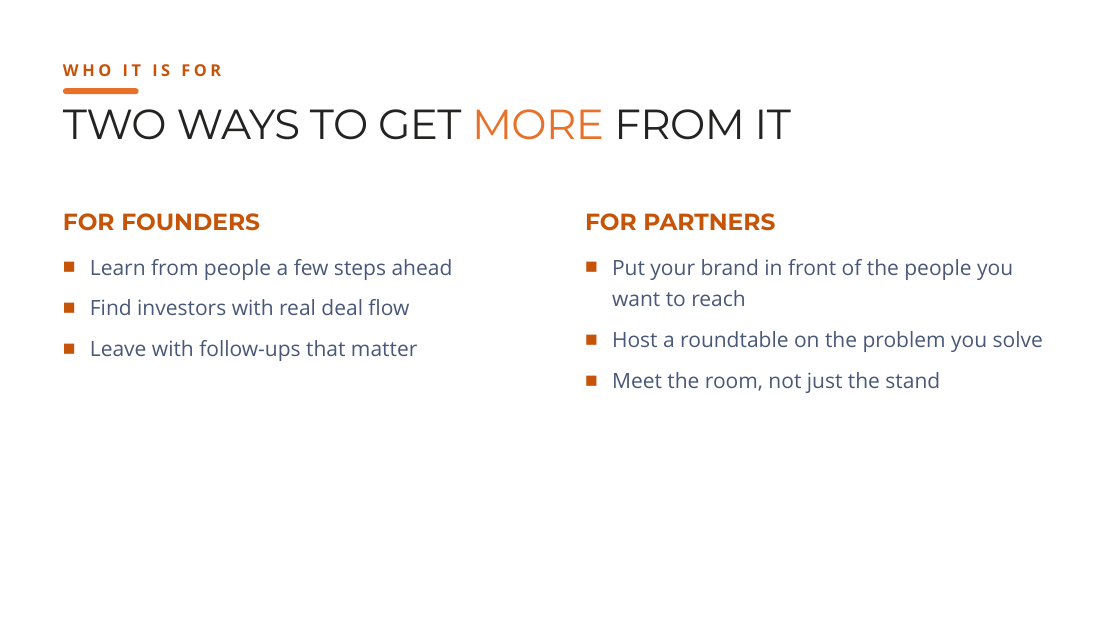
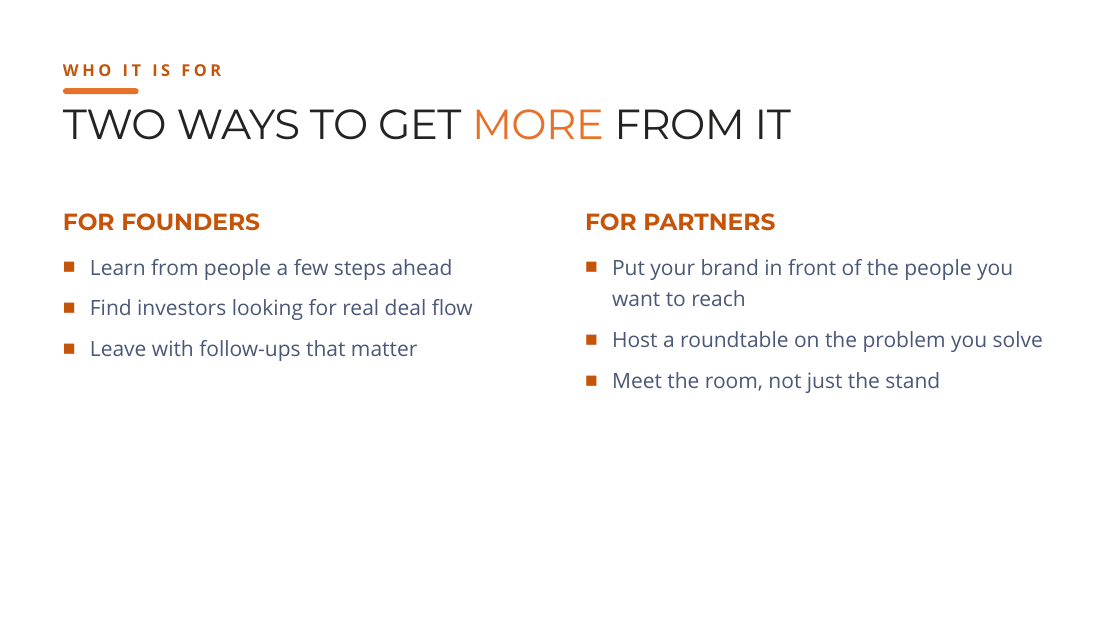
Before and after one commit to Climb-Group/Brand-System, a slide deck: slide 5 of templates/office/Climb27/powerpoint/Climb27_Presentation_16x9.potx. Drawn at 1120x630 pixels with LibreOffice and Linux fonts; fonts in the diff are those of the drawing; background and template pictures are left out. Boxes give left, top, right and bottom in pixels: in the first picture for what was removed or moved away, otherwise in the second. Text is boxed around its words. In the diff, an @@ line names an element or a change of style, - is before the commit and + after.

```diff
--- a/templates/office/Climb27/powerpoint/Climb27_Presentation_16x9.potx
+++ b/templates/office/Climb27/powerpoint/Climb27_Presentation_16x9.potx
@@ text at <box>90,299,473,320</box>: text changed @@
-■ Find investors with real deal flow
+■ Find investors looking for real deal flow
```
Also in this commit, not shown: 1 other slide changed, 55 other files.
